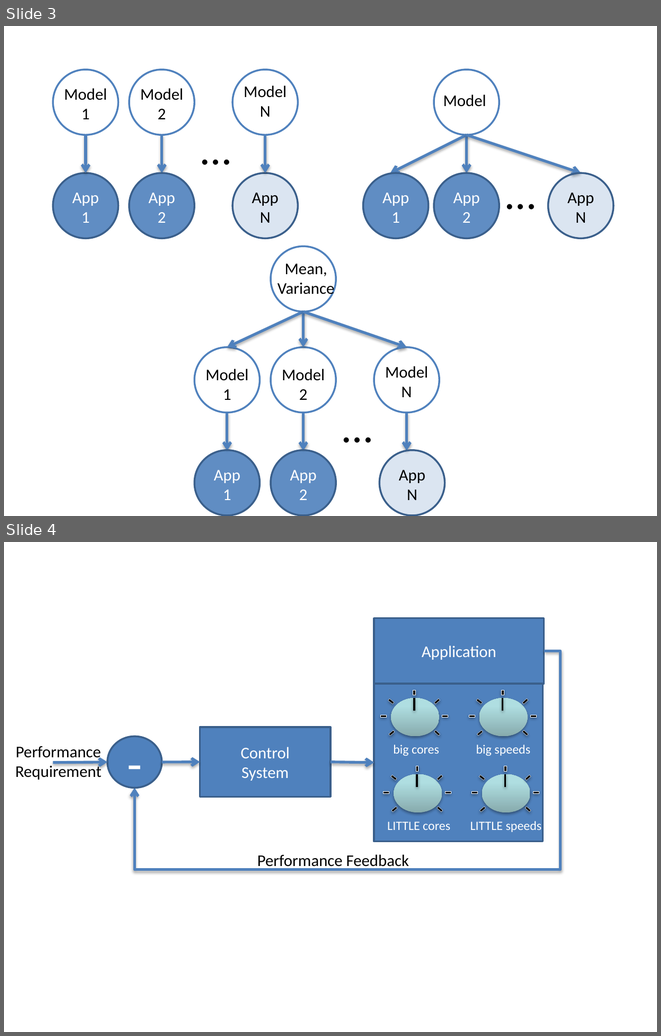
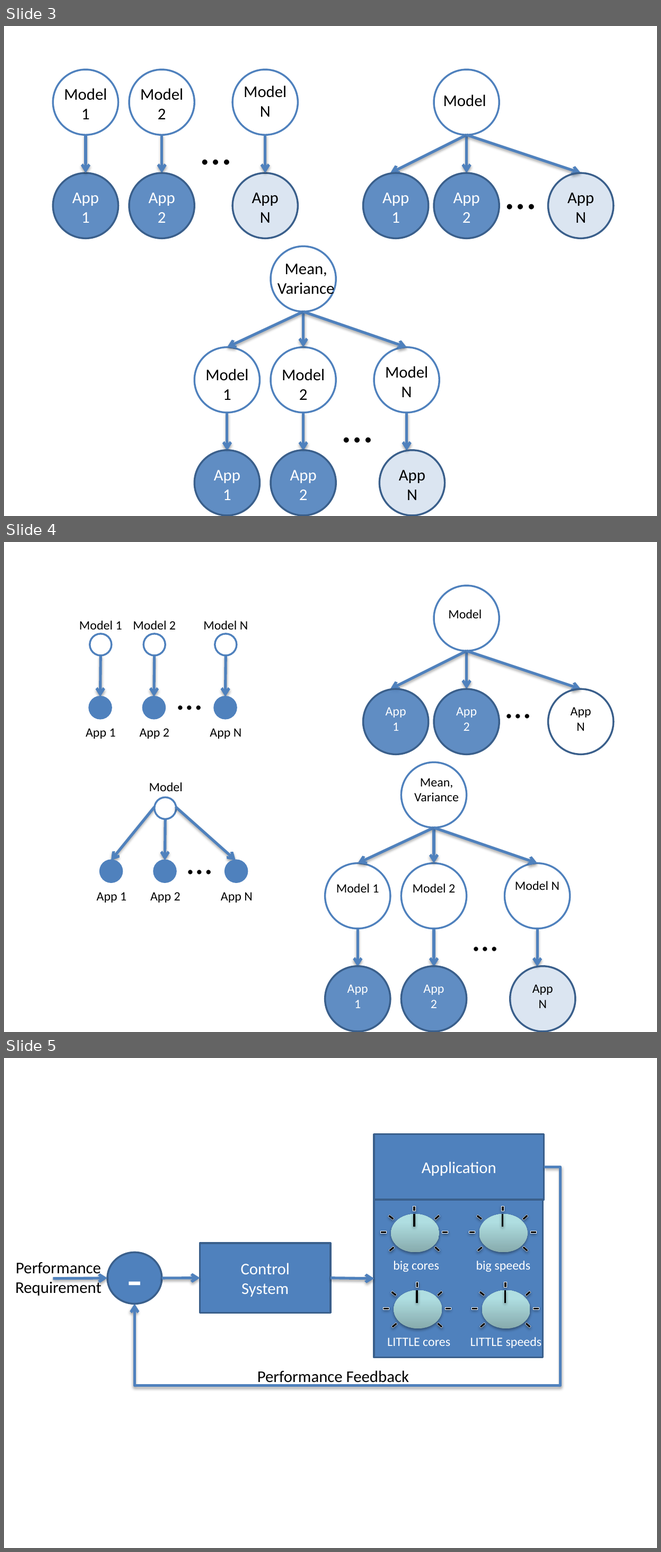
Before and after one commit to nmishra8/ASPLOS-17, a slide deck: figures/LEO+POET.pptx. Shown one above the other, each under a label of ours: slides 3 and 4 before the commit, slides 3, 4 and 5 after it. The pictures are 661x1036 and 661x1552 pixels, drawn with LibreOffice and Linux fonts; fonts in the diff are those of the drawing. Boxes give left, top, right and bottom in pixels: in the first picture for what was removed or moved away, otherwise in the second. Text is boxed around its words. In the diff, an @@ line names an element or a change of style, - is before the commit and + after.

```diff
--- a/figures/LEO+POET.pptx
+++ b/figures/LEO+POET.pptx
@@ slide 4 added at [4, 542, 657, 1032], background #FFFFFF @@
@@ group added at [363, 586, 613, 754]: 5 texts, 4 ellipses, 3 arrows @@
+…
+App
+1
+App
+2
+App
+N
+Model
@@ group added at [79, 620, 248, 739]: 7 texts, 6 ellipses, 3 arrows @@
+Model 1
+App 1
+Model 2
+App 2
+Model N
+App N
+…
@@ group added at [325, 762, 575, 1031]: 8 texts, 7 ellipses, 6 arrows @@
+…
+App
+1
+App
+2
+App
+N
+Model 1
+Model 2
+Model N
+Mean,
+Variance
@@ group added at [97, 782, 252, 902]: 5 texts, 4 ellipses, 3 arrows @@
+Model
+App 1
+App 2
+App N
+…
@@ what was slide 4 is now slide 5 @@
```
Also in this commit, not shown: 2 other files.
